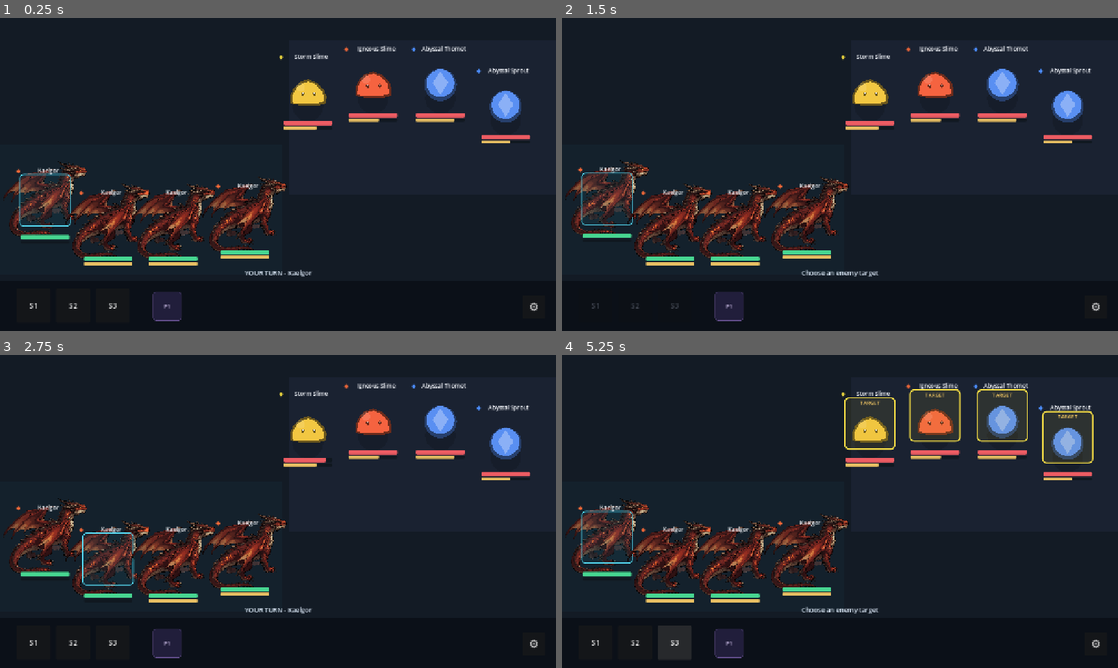
Above: before the commit, frames 1-4 (two rows, left to right).
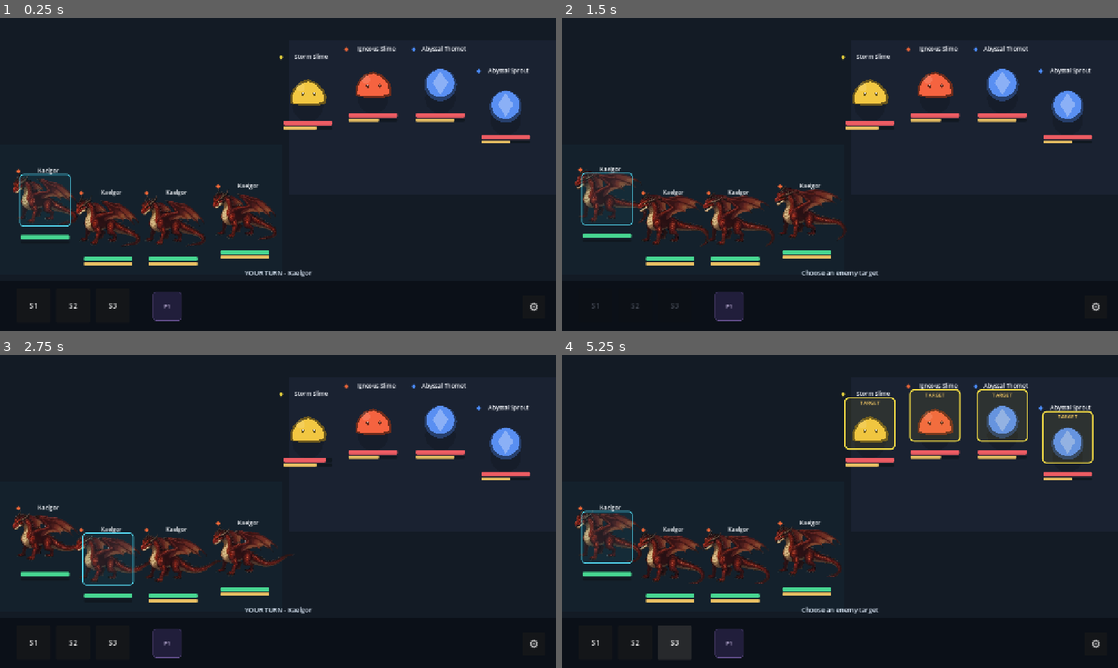
Above: after the commit, the same moments.

Repository: Akharyuu/monster-rpg
Game: Godot game, scene res://scenes/battle/battle_screen.tscn
Same seed, same stepped clock (60 frames per second), same inputs: the game is played once before the commit and once after it.
Inputs (mouse positions are in pixels of both pictures, inside the frame that each line leads up to):
- Up to frame 1 (0.25 s): no input
- Up to frame 2 (1.5 s): click "S1" at 0.5 s; click (867, 89) at 1.27 s
- Up to frame 3 (2.75 s): click "P1" at 2 s
- Up to frame 4 (5.25 s): click "S2" at 2.75 s; click "⚙" at 3.5 s; click "Restart demo" at 4.25 s; click "S3" at 5 s

The runs differ from the first frame. In frame 1, 5.7% of the frame differs, in the area x 0-52%, y 45-77%; in frame 2, 6.0%; in frame 3, 5.7%; in frame 4, 5.9%.

Commit message:
add Kaelgor idle sprite

Diff:
--- /dev/null
+++ b/godot/assets/monster_sprites/drake_igneous_idle.json
@@ -0,0 +1,770 @@
+{
+  "frames": {
+    "frame_000": {
+      "frame": {
+        "x": 0,
+        "y": 0,
+        "w": 361,
+        "h": 206
+      },
+      "rotated": false,
+      "trimmed": false,
+      "spriteSourceSize": {
+        "x": 0,
+        "y": 0,
+        "w": 361,
+        "h": 206
+      },
+      "sourceSize": {
+        "w": 361,
+        "h": 206
+      },
+      "duration": 91
+    },
+    "frame_001": {
+      "frame": {
+        "x": 361,
+        "y": 0,
+        "w": 361,
+        "h": 206
+      },
+      "rotated": false,
+      "trimmed": false,
+      "spriteSourceSize": {
+        "x": 0,
+        "y": 0,
+        "w": 361,
+        "h": 206
+      },
+      "sourceSize": {
+        "w": 361,
+        "h": 206
+      },
+      "duration": 91
+    },
+    "frame_002": {
+      "frame": {
+        "x": 722,
+        "y": 0,
+        "w": 361,
+        "h": 206
+      },
+      "rotated": false,
+      "trimmed": false,
+      "spriteSourceSize": {
+        "x": 0,
+        "y": 0,
+        "w": 361,
+        "h": 206
+      },
+      "sourceSize": {
+        "w": 361,
+        "h": 206
+      },
+      "duration": 91
+    },
+    "frame_003": {
+      "frame": {
+        "x": 1083,
+        "y": 0,
+        "w": 361,
+        "h": 206
+      },
+      "rotated": false,
+      "trimmed": false,
+      "spriteSourceSize": {
+        "x": 0,
+        "y": 0,
+        "w": 361,
+        "h": 206
+      },
+      "sourceSize": {
+        "w": 361,
+        "h": 206
+      },
+      "duration": 91
+    },
+    "frame_004": {
+      "frame": {
+        "x": 1444,
+        "y": 0,
+        "w": 361,
+        "h": 206
+      },
+      "rotated": false,
+      "trimmed": false,
+      "spriteSourceSize": {
+        "x": 0,
+        "y": 0,
+        "w": 361,
+        "h": 206
+      },
+      "sourceSize": {
+        "w": 361,
+        "h": 206
+      },
+      "duration": 91
+    },
+    "frame_005": {
+      "frame": {
+        "x": 1805,
+        "y": 0,
+        "w": 361,
+        "h": 206
+      },
+      "rotated": false,
+      "trimmed": false,
+      "spriteSourceSize": {
+        "x": 0,
+        "y": 0,
+        "w": 361,
+        "h": 206
+      },
+      "sourceSize": {
+        "w": 361,
+        "h": 206
+      },
+      "duration": 91
+    },
+    "frame_006": {
+      "frame": {
+        "x": 0,
+        "y": 206,
+        "w": 361,
+        "h": 206
+      },
+      "rotated": false,
+      "trimmed": false,
+      "spriteSourceSize": {
+        "x": 0,
+        "y": 0,
+        "w": 361,
+        "h": 206
+      },
+      "sourceSize": {
+        "w": 361,
+        "h": 206
+      },
+      "duration": 91
+    },
+    "frame_007": {
+      "frame": {
+        "x": 361,
+        "y": 206,
+        "w": 361,
+        "h": 206
+      },
+      "rotated": false,
+      "trimmed": false,
+      "spriteSourceSize": {
+        "x": 0,
+        "y": 0,
+        "w": 361,
+        "h": 206
+      },
+      "sourceSize": {
+        "w": 361,
+        "h": 206
+      },
+      "duration": 91
+    },
+    "frame_008": {
+      "frame": {
+        "x": 722,
+        "y": 206,
+        "w": 361,
+        "h": 206
+      },
+      "rotated": false,
+      "trimmed": false,
+      "spriteSourceSize": {
+        "x": 0,
+        "y": 0,
+        "w": 361,
+        "h": 206
+      },
+      "sourceSize": {
+        "w": 361,
+        "h": 206
+      },
+      "duration": 91
+    },
+    "frame_009": {
+      "frame": {
+        "x": 1083,
+        "y": 206,
+        "w": 361,
+        "h": 206
+      },
+      "rotated": false,
+      "trimmed": false,
+      "spriteSourceSize": {
+        "x": 0,
+        "y": 0,
+        "w": 361,
+        "h": 206
+      },
+      "sourceSize": {
+        "w": 361,
+        "h": 206
+      },
+      "duration": 91
+    },
+    "frame_010": {
+      "frame": {
+        "x": 1444,
+        "y": 206,
+        "w": 361,
+        "h": 206
+      },
+      "rotated": false,
+      "trimmed": false,
+      "spriteSourceSize": {
+        "x": 0,
+        "y": 0,
+        "w": 361,
+        "h": 206
+      },
+      "sourceSize": {
+        "w": 361,
+        "h": 206
+      },
+      "duration": 91
+    },
+    "frame_011": {
+      "frame": {
+        "x": 1805,
+        "y": 206,
+        "w": 361,
+        "h": 206
+      },
+      "rotated": false,
+      "trimmed": false,
+      "spriteSourceSize": {
+        "x": 0,
+        "y": 0,
+        "w": 361,
+        "h": 206
+      },
+      "sourceSize": {
+        "w": 361,
+        "h": 206
+      },
+      "duration": 91
+    },
+    "frame_012": {
+      "frame": {
+        "x": 0,
+        "y": 412,
+        "w": 361,
+        "h": 206
+      },
+      "rotated": false,
+      "trimmed": false,
+      "spriteSourceSize": {
+        "x": 0,
+        "y": 0,
+        "w": 361,
+        "h": 206
+      },
+      "sourceSize": {
+        "w": 361,
+        "h": 206
+      },
+      "duration": 91
+    },
+    "frame_013": {
+      "frame": {
+        "x": 361,
+        "y": 412,
+        "w": 361,
+        "h": 206
+      },
+      "rotated": false,
+      "trimmed": false,
+      "spriteSourceSize": {
+        "x": 0,
+        "y": 0,
+        "w": 361,
+        "h": 206
+      },
+      "sourceSize": {
+        "w": 361,
+        "h": 206
+      },
+      "duration": 91
+    },
+    "frame_014": {
+      "frame": {
+        "x": 722,
+        "y": 412,
+        "w": 361,
+        "h": 206
+      },
+      "rotated": false,
+      "trimmed": false,
+      "spriteSourceSize": {
+        "x": 0,
+        "y": 0,
+        "w": 361,
+        "h": 206
+      },
+      "sourceSize": {
+        "w": 361,
+        "h": 206
+      },
+      "duration": 91
+    },
+    "frame_015": {
+      "frame": {
+        "x": 1083,
+        "y": 412,
+        "w": 361,
+        "h": 206
+      },
+      "rotated": false,
+      "trimmed": false,
+      "spriteSourceSize": {
+        "x": 0,
+        "y": 0,
+        "w": 361,
+        "h": 206
+      },
+      "sourceSize": {
+        "w": 361,
+        "h": 206
+      },
+      "duration": 91
+    },
+    "frame_016": {
+      "frame": {
+        "x": 1444,
+        "y": 412,
+        "w": 361,
+        "h": 206
+      },
+      "rotated": false,
+      "trimmed": false,
+      "spriteSourceSize": {
+        "x": 0,
+        "y": 0,
+        "w": 361,
+        "h": 206
+      },
+      "sourceSize": {
+        "w": 361,
+        "h": 206
+      },
+      "duration": 91
+    },
+    "frame_017": {
+      "frame": {
+        "x": 1805,
+        "y": 412,
+        "w": 361,
+        "h": 206
+      },
+      "rotated": false,
+      "trimmed": false,
+      "spriteSourceSize": {
+        "x": 0,
+        "y": 0,
+        "w": 361,
+        "h": 206
+      },
+      "sourceSize": {
+        "w": 361,
+        "h": 206
+      },
+      "duration": 91
+    },
+    "frame_018": {
+      "frame": {
+        "x": 0,
+        "y": 618,
+        "w": 361,
+        "h": 206
+      },
+      "rotated": false,
+      "trimmed": false,
+      "spriteSourceSize": {
+        "x": 0,
+        "y": 0,
+        "w": 361,
+        "h": 206
+      },
+      "sourceSize": {
+        "w": 361,
+        "h": 206
+      },
+      "duration": 91
+    },
+    "frame_019": {
+      "frame": {
+        "x": 361,
+        "y": 618,
+        "w": 361,
+        "h": 206
+      },
+      "rotated": false,
+      "trimmed": false,
+      "spriteSourceSize": {
+        "x": 0,
+        "y": 0,
+        "w": 361,
+        "h": 206
+      },
+      "sourceSize": {
+        "w": 361,
+        "h": 206
+      },
+      "duration": 91
+    },
+    "frame_020": {
+      "frame": {
+        "x": 722,
+        "y": 618,
+        "w": 361,
+        "h": 206
+      },
+      "rotated": false,
+      "trimmed": false,
+      "spriteSourceSize": {
+        "x": 0,
+        "y": 0,
+        "w": 361,
+        "h": 206
+      },
+      "sourceSize": {
+        "w": 361,
+        "h": 206
+      },
+      "duration": 91
+    },
+    "frame_021": {
+      "frame": {
+        "x": 1083,
+        "y": 618,
+        "w": 361,
+        "h": 206
+      },
+      "rotated": false,
+      "trimmed": false,
+      "spriteSourceSize": {
+        "x": 0,
+        "y": 0,
+        "w": 361,
+        "h": 206
+      },
+      "sourceSize": {
+        "w": 361,
+        "h": 206
+      },
+      "duration": 91
+    },
+    "frame_022": {
+      "frame": {
+        "x": 1444,
+        "y": 618,
+        "w": 361,
+        "h": 206
+      },
+      "rotated": false,
+      "trimmed": false,
+      "spriteSourceSize": {
+        "x": 0,
+        "y": 0,
+        "w": 361,
+        "h": 206
+      },
+      "sourceSize": {
+        "w": 361,
+        "h": 206
+      },
+      "duration": 91
+    },
+    "frame_023": {
+      "frame": {
+        "x": 1805,
+        "y": 618,
+        "w": 361,
+        "h": 206
+      },
+      "rotated": false,
+      "trimmed": false,
+      "spriteSourceSize": {
+        "x": 0,
+        "y": 0,
+        "w": 361,
+        "h": 206
+      },
+      "sourceSize": {
+        "w": 361,
+        "h": 206
+      },
+      "duration": 91
+    },
+    "frame_024": {
+      "frame": {
+        "x": 0,
+        "y": 824,
+        "w": 361,
+        "h": 206
+      },
+      "rotated": false,
+      "trimmed": false,
+      "spriteSourceSize": {
+        "x": 0,
+        "y": 0,
+        "w": 361,
+        "h": 206
+      },
+      "sourceSize": {
+        "w": 361,
+        "h": 206
+      },
+      "duration": 91
+    },
+    "frame_025": {
+      "frame": {
+        "x": 361,
+        "y": 824,
+        "w": 361,
+        "h": 206
+      },
+      "rotated": false,
+      "trimmed": false,
+      "spriteSourceSize": {
+        "x": 0,
+        "y": 0,
+        "w": 361,
+        "h": 206
+      },
+      "sourceSize": {
+        "w": 361,
+        "h": 206
+      },
+      "duration": 91
+    },
+    "frame_026": {
+      "frame": {
+        "x": 722,
+        "y": 824,
+        "w": 361,
+        "h": 206
+      },
+      "rotated": false,
+      "trimmed": false,
+      "spriteSourceSize": {
+        "x": 0,
+        "y": 0,
+        "w": 361,
+        "h": 206
+      },
+      "sourceSize": {
+        "w": 361,
+        "h": 206
+      },
+      "duration": 91
+    },
+    "frame_027": {
+      "frame": {
+        "x": 1083,
+        "y": 824,
+        "w": 361,
+        "h": 206
+      },
+      "rotated": false,
+      "trimmed": false,
+      "spriteSourceSize": {
+        "x": 0,
+        "y": 0,
+        "w": 361,
+        "h": 206
+      },
+      "sourceSize": {
+        "w": 361,
+        "h": 206
+      },
+      "duration": 91
+    },
+    "frame_028": {
+      "frame": {
+        "x": 1444,
+        "y": 824,
+        "w": 361,
+        "h": 206
+      },
+      "rotated": false,
+      "trimmed": false,
+      "spriteSourceSize": {
+        "x": 0,
+        "y": 0,
+        "w": 361,
+        "h": 206
+      },
+      "sourceSize": {
+        "w": 361,
+        "h": 206
+      },
+      "duration": 91
+    },
+    "frame_029": {
+      "frame": {
+        "x": 1805,
+        "y": 824,
+        "w": 361,
+        "h": 206
+      },
+      "rotated": false,
+      "trimmed": false,
+      "spriteSourceSize": {
+        "x": 0,
+        "y": 0,
+        "w": 361,
+        "h": 206
+      },
+      "sourceSize": {
+        "w": 361,
+        "h": 206
+      },
+      "duration": 91
+    },
+    "frame_030": {
+      "frame": {
+        "x": 0,
+        "y": 1030,
+        "w": 361,
+        "h": 206
+      },
+      "rotated": false,
+      "trimmed": false,
+      "spriteSourceSize": {
+        "x": 0,
+        "y": 0,
+        "w": 361,
+        "h": 206
+      },
+      "sourceSize": {
+        "w": 361,
+        "h": 206
+      },
+      "duration": 91
+    },
+    "frame_031": {
+      "frame": {
+        "x": 361,
+        "y": 1030,
+        "w": 361,
+        "h": 206
+      },
+      "rotated": false,
+      "trimmed": false,
+      "spriteSourceSize": {
+        "x": 0,
+        "y": 0,
+        "w": 361,
+        "h": 206
+      },
+      "sourceSize": {
+        "w": 361,
+        "h": 206
+      },
+      "duration": 91
+    },
+    "frame_032": {
+      "frame": {
+        "x": 722,
+        "y": 1030,
+        "w": 361,
+        "h": 206
+      },
+      "rotated": false,
+      "trimmed": false,
+      "spriteSourceSize": {
+        "x": 0,
+        "y": 0,
+        "w": 361,
+        "h": 206
+      },
+      "sourceSize": {
+        "w": 361,
+        "h": 206
+      },
+      "duration": 91
+    },
+    "frame_033": {
+      "frame": {
+        "x": 1083,
+        "y": 1030,
+        "w": 361,
+        "h": 206
+      },
+      "rotated": false,
+      "trimmed": false,
+      "spriteSourceSize": {
+        "x": 0,
+        "y": 0,
+        "w": 361,
+        "h": 206
+      },
+      "sourceSize": {
+        "w": 361,
+        "h": 206
+      },
+      "duration": 91
+    },
+    "frame_034": {
+      "frame": {
+        "x": 1444,
+        "y": 1030,
+        "w": 361,
+        "h": 206
+      },
+      "rotated": false,
+      "trimmed": false,
+      "spriteSourceSize": {
+        "x": 0,
+        "y": 0,
+        "w": 361,
+        "h": 206
+      },
+      "sourceSize": {
+        "w": 361,
+        "h": 206
+      },
+      "duration": 91
+    },
+    "frame_035": {
+      "frame": {
+        "x": 1805,
+        "y": 1030,
+        "w": 361,
+        "h": 206
+      },
+      "rotated": false,
+      "trimmed": false,
+      "spriteSourceSize": {
+        "x": 0,
+        "y": 0,
+        "w": 361,
+        "h": 206
+      },
+      "sourceSize": {
+        "w": 361,
+        "h": 206
+      },
+      "duration": 91
+    }
+  },
+  "meta": {
+    "app": "https://ludo.ai",
+    "image": "A-full-body-isometric-game-asset-showing-the-entir-max-px-frames-36-rows-6-cols-6.png",
+    "format": "RGBA8888",
+    "size": {
+      "w": 2166,
+      "h": 1236
+    },
+    "scale": "1"
+  }
+}
--- a/godot/project.godot
+++ b/godot/project.godot
@@ -22,7 +22,6 @@
 window/size/window_width_override=1280
 window/size/window_height_override=720
 window/stretch/mode="canvas_items"
-window/stretch/aspect="keep"
 
 [physics]
 
Not shown, added: godot/INSTALACION.txt
Not shown, added: godot/assets/monster_sprites/drake_igneous.png.import
Binary file added: godot/assets/monster_sprites/drake_igneous_idle.png
Not shown, added: godot/assets/monster_sprites/drake_igneous_idle.png.import
Not shown, added: godot/scripts/battle/battle_controller.gd.uid
Not shown, added: godot/scripts/models/support_skill.gd.uid
Not shown, added: godot/tests/headless_smoke.gd.uid
